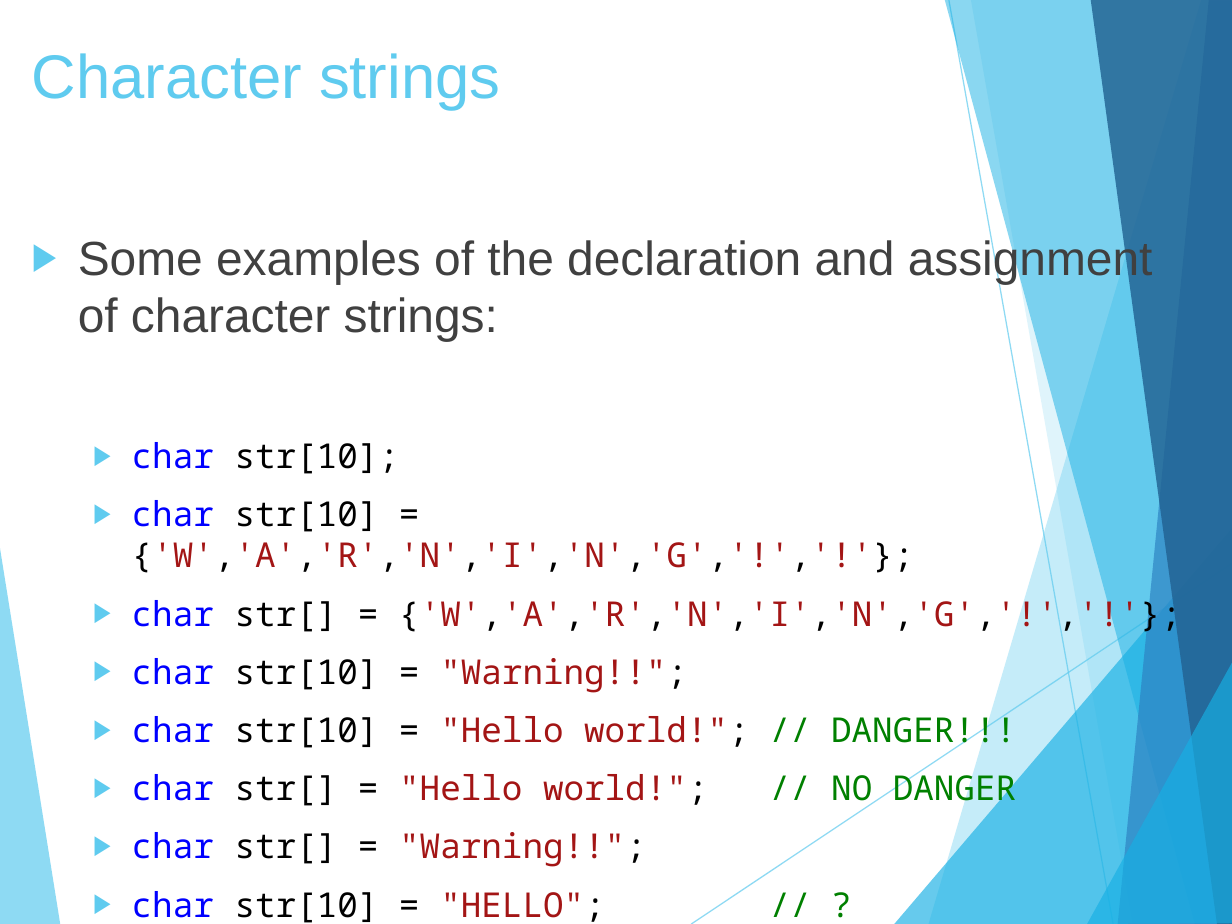
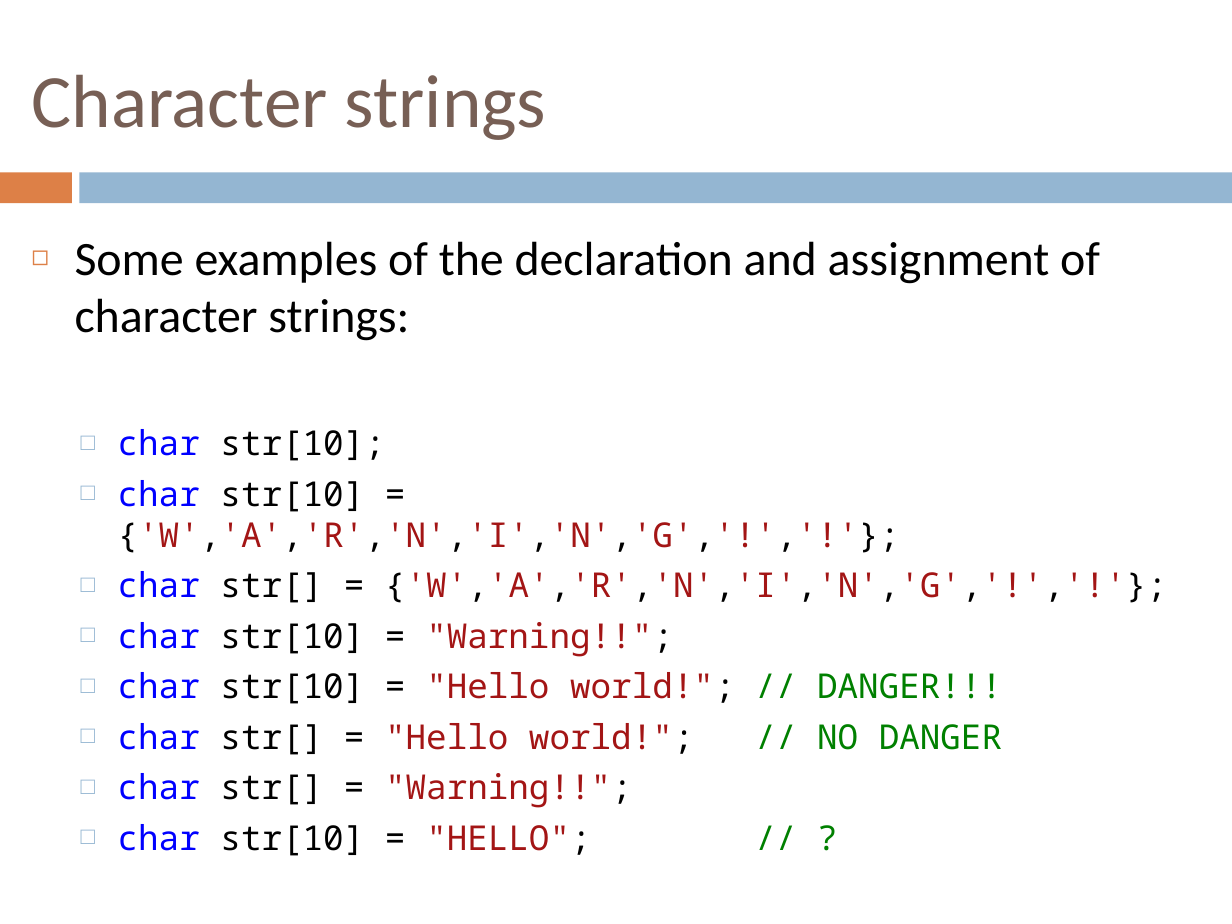
Before and after one commit to Binarianz/Dataons, a slide deck: slide 5 of ISI/ISI-C++/ClassNotes/D02. 07. Character strings.pptx. Drawn at 1232x924 pixels with LibreOffice and Linux fonts; fonts in the diff are those of the drawing. Boxes give left, top, right and bottom in pixels: in the first picture for what was removed or moved away, otherwise in the second. Text is boxed around its words. In the diff, an @@ line names an element or a change of style, - is before the commit and + after.

```diff
--- a/ISI/ISI-C++/ClassNotes/D02. 07. Character strings.pptx
+++ b/ISI/ISI-C++/ClassNotes/D02. 07. Character strings.pptx
@@ title "Character strings" at box(31, 74, 547, 140): size 36 to 44 pt, font Arial to Calibri, text colour #5FCBEF to #775F55; vertical alignment top to middle @@
@@ rectangle added at box(0, 172, 71, 203), fill #DD8047 @@
@@ rectangle added at box(80, 172, 1232, 203), fill #94B6D2 @@
@@ text "Some examples of the declaration ..." at box(75, 241, 1167, 856): font Arial to Calibri, text colour #404040 to #000000 in "Some examples of the declaration and assignment ..."; bullet ▶ to ◻; less space between paragraphs; bullet colour #5FCBEF to #DD8047; bullet ▶ to □; bullet colour #5FCBEF to #94B6D2 @@
@@ group removed at box(0, 0, 1232, 924): 8 freeform shapes, 2 lines @@
```
Also in this commit, not shown: 32 other slides changed, 2 other files.
